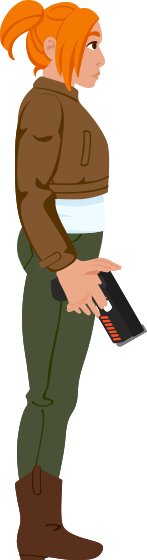
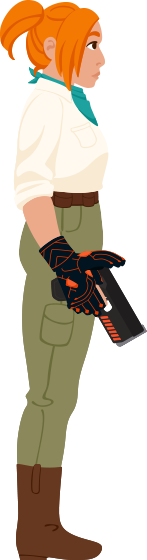
Comparing the layer stacks of the two 147x560 images. Changes:
painted on "arm front - jacket" over [13, 92, 77, 272]
painted on "hand front - push" over [56, 250, 126, 281]
painted on "hand front - grab" over [59, 255, 96, 312]
painted on "hand front - empty" over [55, 254, 106, 317]
painted on "torso - jacket" over [17, 67, 110, 234]
painted on "shoe - boot" (1st of 2, in "shoe front") over [15, 464, 103, 560]
painted on "leg - skinny jeans" (1st of 2, in "leg front") over [17, 231, 97, 548]
painted on "lower torso - jeans" over [17, 199, 104, 298]
painted on "shoe - boot" (2nd of 2, in "shoe back") over [15, 464, 103, 560]
painted on "leg - skinny jeans" (2nd of 2, in "leg back") over [17, 231, 97, 548]
painted on "arm back - jacket" over [13, 92, 77, 272]
painted on "hand back - push" over [56, 251, 126, 281]
painted on "hand back - grab" over [60, 255, 97, 310]
painted on "hand back - empty" over [57, 259, 104, 318]
